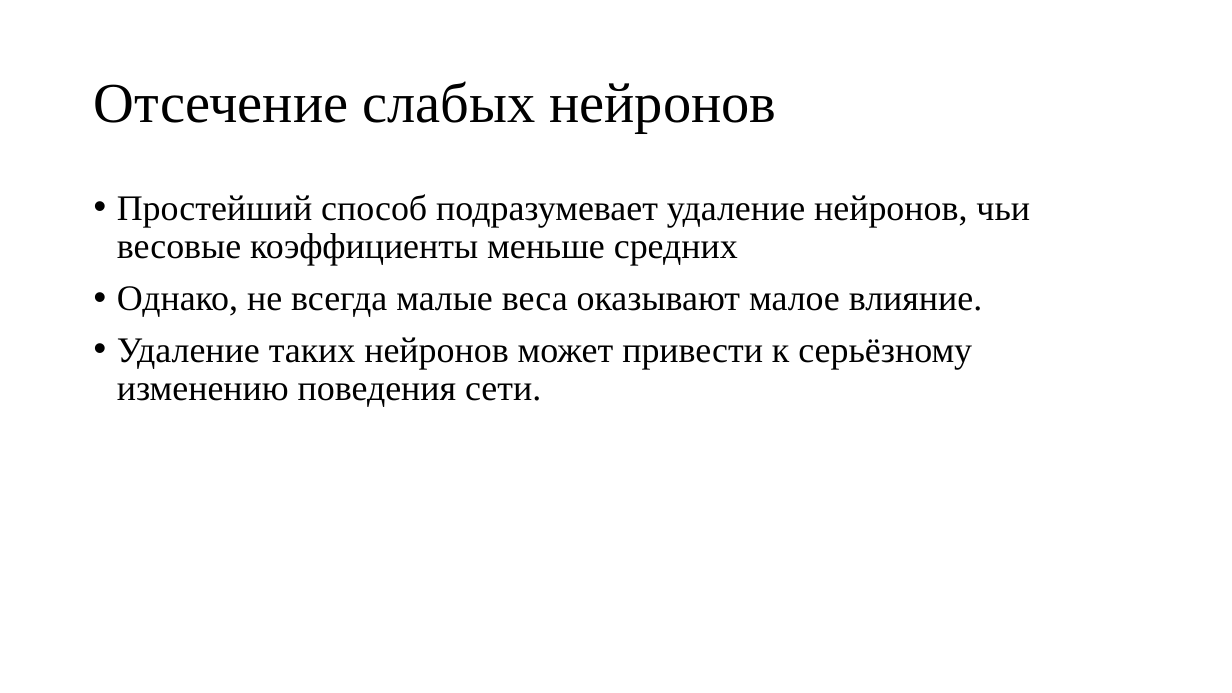
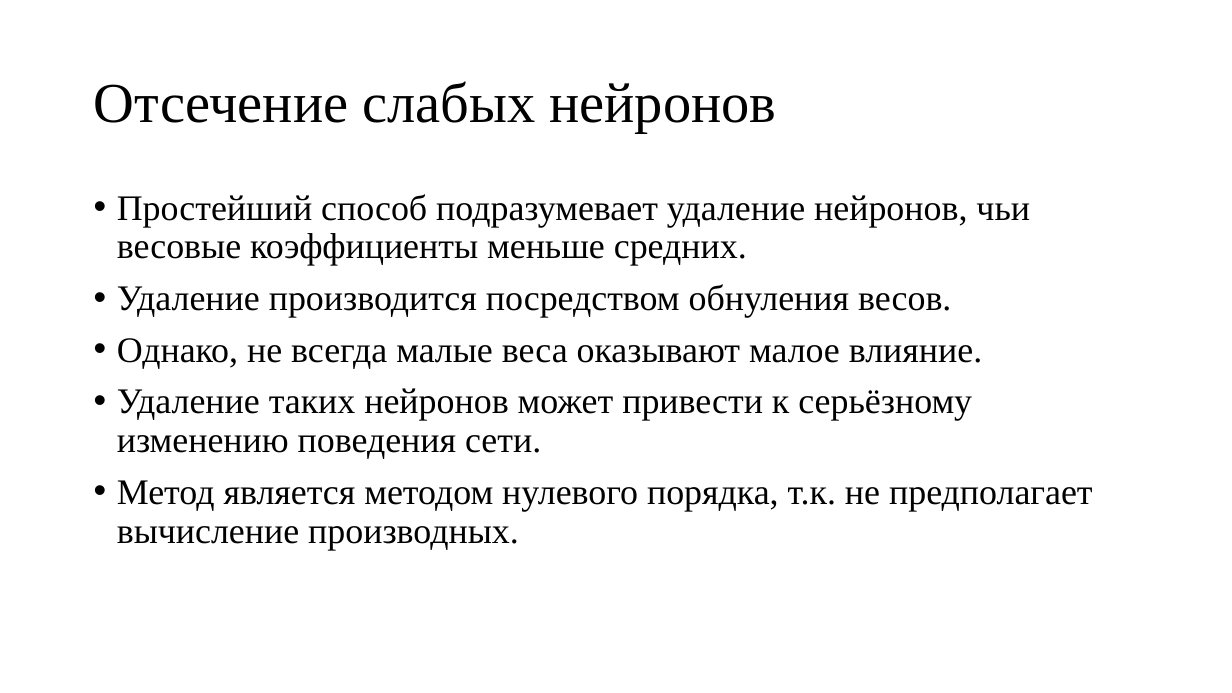
Before and after one commit to sven4500/masters-diploma, a slide deck: slide 11 of Презентация/Пезентация.ppt. Drawn at 1232x693 pixels with LibreOffice and Linux fonts; fonts in the diff are those of the drawing. Boxes give left, top, right and bottom in pixels: in the first picture for what was removed or moved away, otherwise in the second. Text is boxed around its words. In the diff, an @@ line names an element or a change of style, - is before the commit and + after.

Commit message:
Исправлено описание методов OBD и OBS. Удалены некоторые слайды.

```diff
--- a/Презентация/Пезентация.ppt
+++ b/Презентация/Пезентация.ppt
@@ text at bbox=[117, 194, 1030, 317]: text changed @@
-• Простейший способ подразумевает удаление нейронов, чьи весовые коэффициенты меньше средних
+• Простейший способ подразумевает удаление нейронов, чьи весовые коэффициенты меньше средних.
+• Удаление производится посредством обнуления весов.
@@ text at bbox=[117, 480, 1093, 550]: paragraph added @@
+• Метод является методом нулевого порядка, т.к. не предполагает вычисление производных.
```
Also in this commit, not shown: 12 other slides changed, 2 slides added, 2 slides removed.
